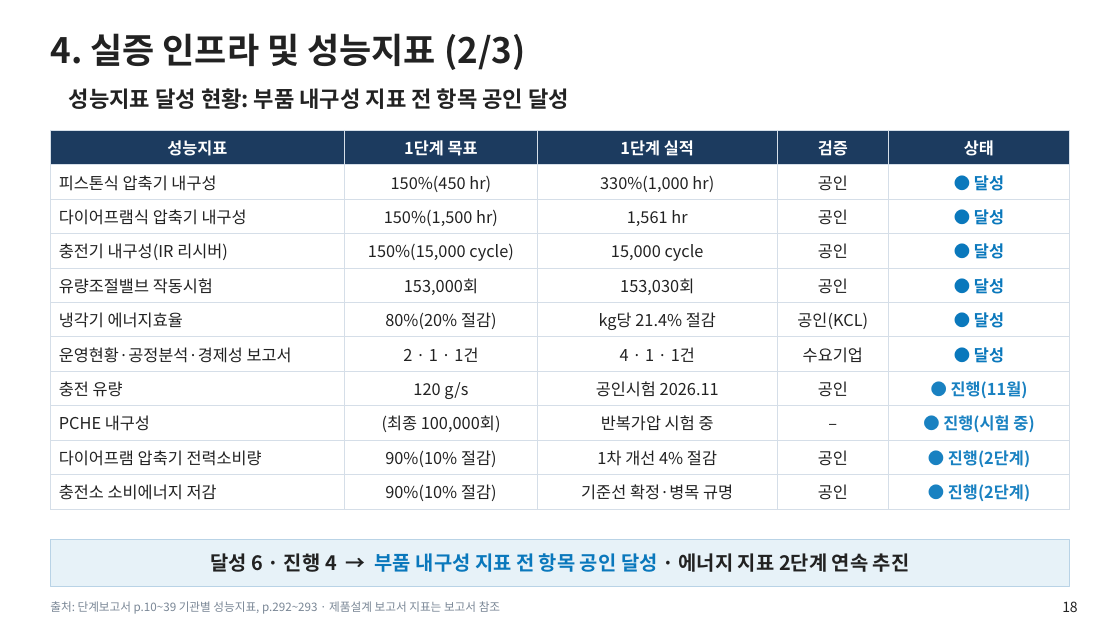
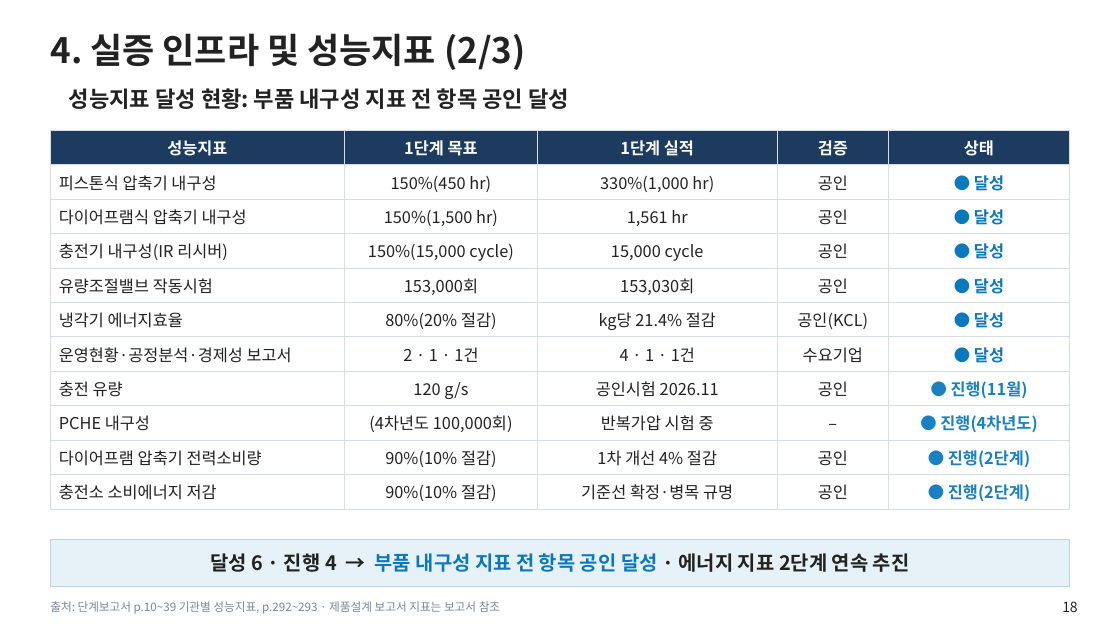
Before and after one commit to jungdw180-debug/h2, a slide deck: slide 18 of slides/1단계_단계평가_본평가판.pptx. Drawn at 1120x630 pixels with LibreOffice and Linux fonts; fonts in the diff are those of the drawing; background and template pictures are left out. Boxes give left, top, right and bottom in pixels: in the first picture for what was removed or moved away, otherwise in the second. Text is boxed around its words. In the diff, an @@ line names an element or a change of style, - is before the commit and + after.

```diff
--- a/slides/1단계_단계평가_본평가판.pptx
+++ b/slides/1단계_단계평가_본평가판.pptx
@@ table at [50,130,1070,505] @@
-row 9, column 2: (최종 100,000회)
+row 9, column 2: (4차년도 100,000회)
-row 9, column 5: ● 진행(시험 중)
+row 9, column 5: ● 진행(4차년도)
```
Also in this commit, not shown: 12 other slides changed, 1 slide added, 9 other files.
